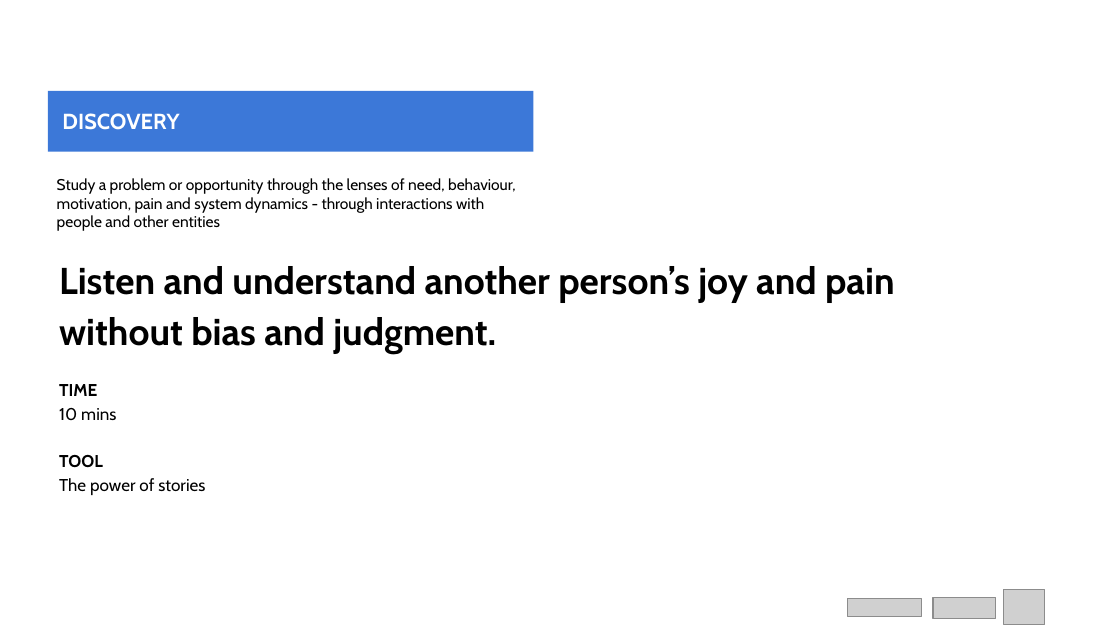
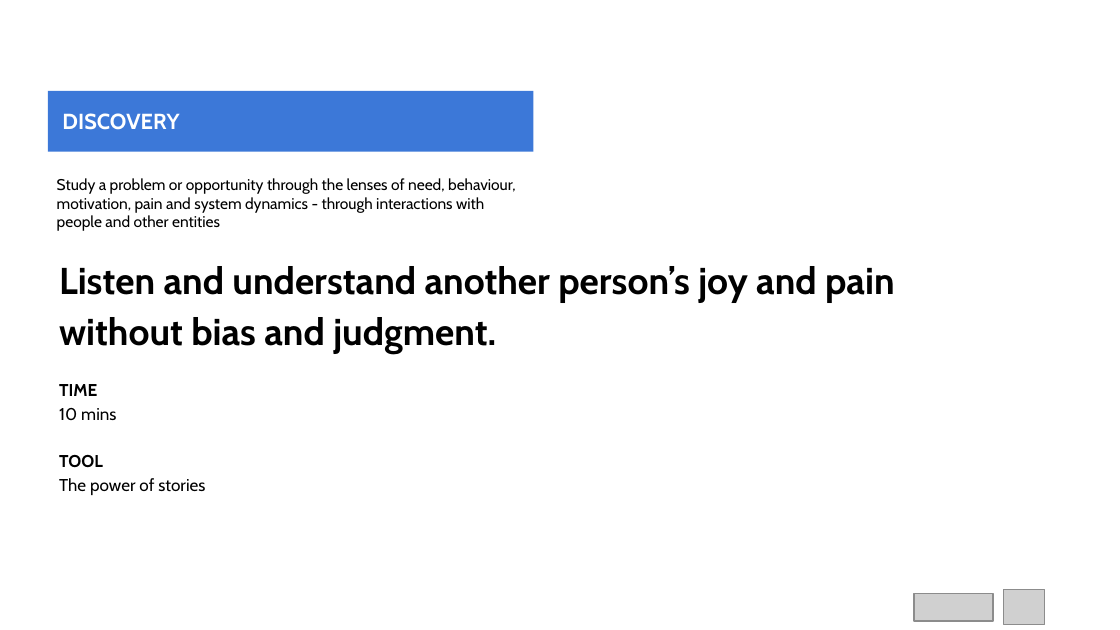
Before and after one commit to finlab-uncdf/finlab-uncdf.github.io, a slide deck: slide 5 of files/tools/ppt/Introduction to Human Centered Design (Exercise)_FacilitationDeck.pptx. Drawn at 1120x630 pixels with LibreOffice and Linux fonts; fonts in the diff are those of the drawing; grey boxes stand for pictures. Boxes give left, top, right and bottom in pixels: in the first picture for what was removed or moved away, otherwise in the second. Text is boxed around its words. In the diff, an @@ line names an element or a change of style, - is before the commit and + after.

```diff
--- a/files/tools/ppt/Introduction to Human Centered Design (Exercise)_FacilitationDeck.pptx
+++ b/files/tools/ppt/Introduction to Human Centered Design (Exercise)_FacilitationDeck.pptx
@@ picture removed at (847, 599, 921, 617) @@
@@ picture: place and size @@
-picture at (933, 597, 996, 618)
+picture at (914, 594, 993, 622)
```
Also in this commit, not shown: 20 other slides changed, 14 other files.
